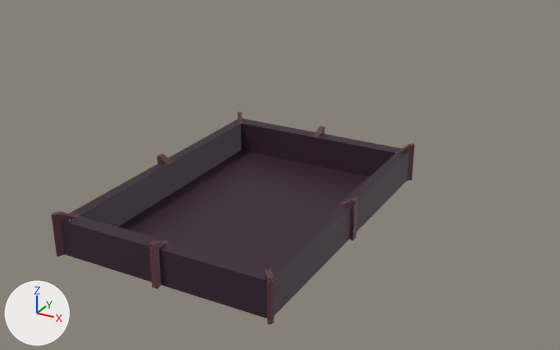
One commit to the FBX model Assets/Cenário/Estufa/CaixaDecorativaEstufa.fbx: the scene before it, then after it.
The view is the same before and after, from a 50 mm lens placed at (4.34, -7.24, 3.97), pointed at (-0.87, 2.22, -0.77). Lighting does not change. The marker at lower left points along +X, +Y and +Z. Where no turn or scale is listed for an object, it has been applied to the vertices.
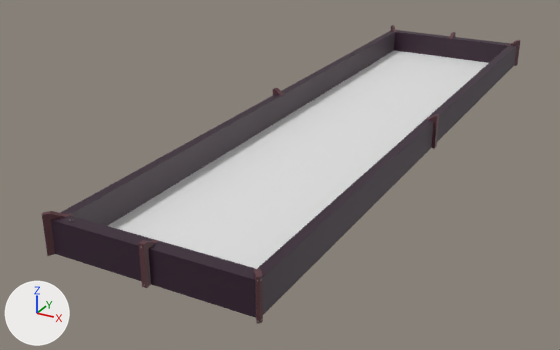
The newer file is also turned or shifted as a whole; pictures and numbers use the older file's frame.

The change, as a diff of the scene's bpy script:
```diff
--- a/Assets/Cenário/Estufa/CaixaDecorativaEstufa.fbx.py
+++ b/Assets/Cenário/Estufa/CaixaDecorativaEstufa.fbx.py
@@ mat_terra @@
+mat_terra = principled_material('Terra')
+mat_terra.base_color = (0.8, 0.8, 0.8)  # white #e7e7e7
@@ me_plane_001 @@
+me_plane_001.from_pydata([(-1.18, -4.85, 0.0), (1.17, -4.85, 0.0), (-1.18, 4.85, 0.0), (1.17, 4.85, 0.0)], [], [(0, 1, 3, 2)])
+me_plane_001.materials.append(mat_terra)  # its picture is missing
@@ me_cube_003 @@
+me_cube_003.from_pydata(...)  # 772 vertices, 724 faces; spans x -1.35..1.35, y -5.09..5.09, z -0.01..0.49
+me_cube_003.materials.append(mat_material)  # picture img_octo80_32x_png
@@ ob_cube @@
-ob_cube = bpy.data.objects.new('Cube', me_cube_002)
-ob_cube.location = (0.0, -0.05, 0.0)
@@ ob_plane @@
+ob_plane = bpy.data.objects.new('Plane', me_plane_001)
+ob_plane.location = (-0.09, 3.07, -0.18)
@@ ob_cube_001 @@
+ob_cube_001 = bpy.data.objects.new('Cube.001', me_cube_003)
+ob_cube_001.location = (-0.1, 3.07, -0.21)
```

Changed parts and their boxes [x1, y1, x2, y2] in the pictures (560 x 350 px):
'Cube', deleted
    before: [51, 112, 415, 324]
'Cube.001', added
    after: [42, 25, 520, 324]
'Plane', added
    after: [108, 50, 488, 269]
